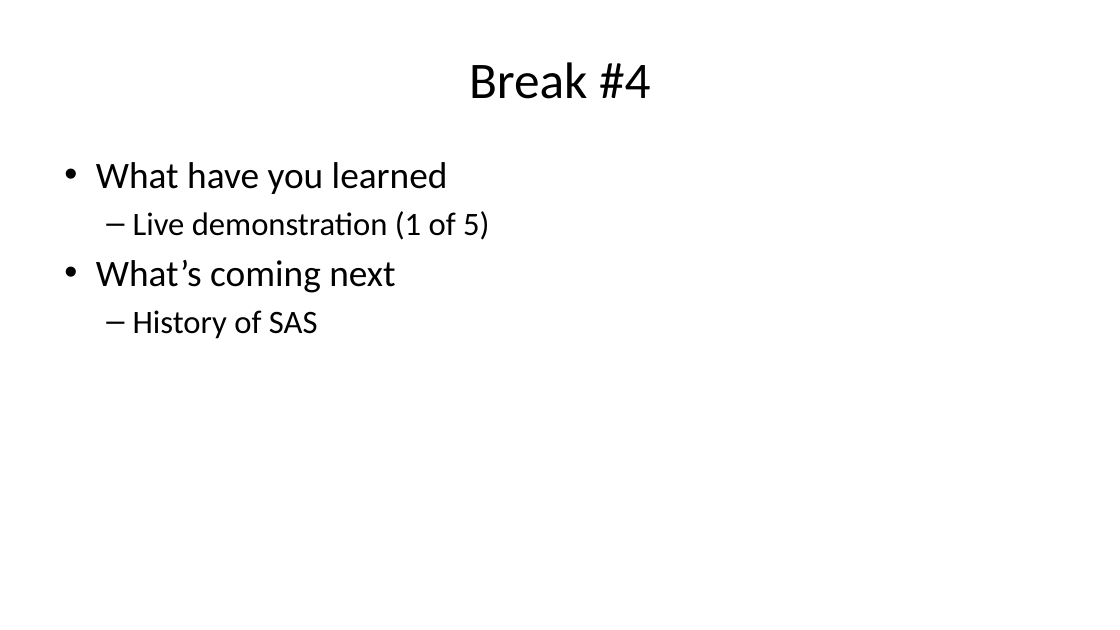
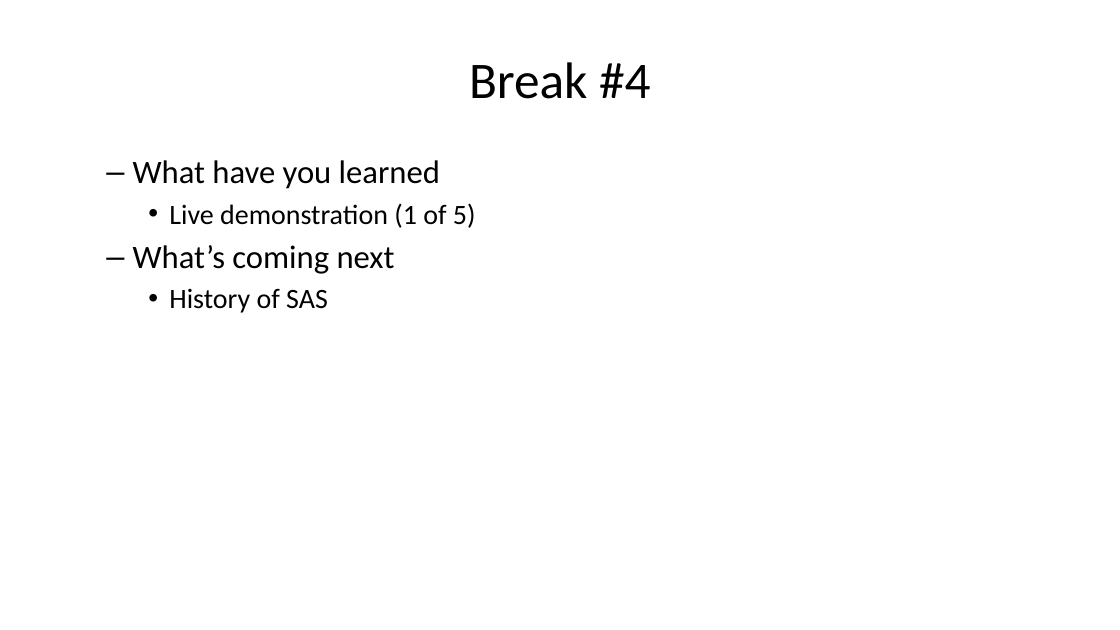
Before and after one commit to pmean/introduction-to-SAS, a slide deck: slide 36 of results/5507-01-simon-sildes-and-speaker-notes.pptx. Drawn at 1120x630 pixels with LibreOffice and Linux fonts; fonts in the diff are those of the drawing. Boxes give left, top, right and bottom in pixels: in the first picture for what was removed or moved away, otherwise in the second. Text is boxed around its words. In the diff, an @@ line names an element or a change of style, - is before the commit and + after.

```diff
--- a/results/5507-01-simon-sildes-and-speaker-notes.pptx
+++ b/results/5507-01-simon-sildes-and-speaker-notes.pptx
@@ text "What have you learned" at [133, 160, 476, 313]: size 32 to 28 pt in "What have you learned", "What’s coming next"; size 28 to 24 pt in "Live demonstration (1 of 5)", "History of SAS"; bullet • to –; list level 1 to 2 in "What have you learned"; bullet – to •; list level 2 to 3 in "Live demonstration (1 of 5)"; list level 1 to 2 in "What’s coming next"; list level 2 to 3 in "History of SAS" @@
```
Also in this commit, not shown: 30 other slides changed, 5 other files.
